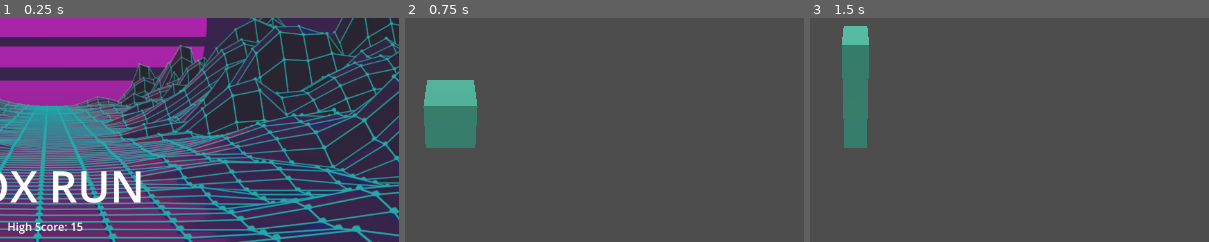
Above: before the commit, frames 1-3 (left to right).
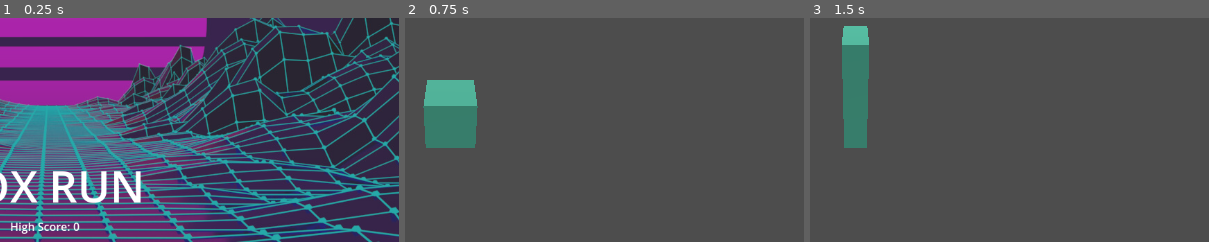
Above: after the commit, the same moments.

Repository: gabriellebrand/Neon-Strech
Game: Godot game, scene res://Scenes/UI/MainMenu.tscn
Two runs of this game, one before a commit and one after it. Both use one fixed random seed, a clock stepped at 60 frames per second and the inputs below. This scene is started directly instead of the project's main scene.
Inputs:
- Up to frame 1 (0.25 s): no input
- Up to frame 2 (0.75 s): click "PLAY" at 0.5 s
- Up to frame 3 (1.5 s): tap Enter at 1.25 s; hold W (stretch_up) from 1.28 s (still down)
The pictures show only the part of the screen within x 44-94%, y 35-84%; the shares and areas given below are measured in that part.

The runs differ from the first frame. In frame 1, 0.5% of the frame differs, in the area x 2-21%, y 91-97%; in frame 2, nothing differs; in frame 3, nothing differs.

Commit message:
Integra MainMenu e Main

Diff:
--- a/GameJam/Scenes/UI/main_menu.gd
+++ b/GameJam/Scenes/UI/main_menu.gd
@@ -3,7 +3,7 @@
 @onready var high_score_label: Label = $VBoxContainer/HighScoreLabel
 
 func _ready() -> void:
-  set_high_score(15)
+  set_high_score(0)
 
 func _on_play_button_pressed() -> void:
   get_tree().change_scene_to_file("res://Scenes/Main.tscn")
--- a/GameJam/Scripts/Killzone.gd
+++ b/GameJam/Scripts/Killzone.gd
@@ -2,7 +2,7 @@
 
 func die():
     print("Died!")
-    get_tree().reload_current_scene()
+    get_tree().change_scene_to_file("res://Scenes/UI/MainMenu.tscn")
 
 func _on_body_entered(body):
     die()
--- a/GameJam/Scripts/Main.gd
+++ b/GameJam/Scripts/Main.gd
@@ -2,9 +2,16 @@
 
 const wall_scene = preload("res://Scenes/Wall.tscn")
 
+var run_time = 0;
+
 func _process(delta):
-    pass
+  run_time += delta
+
 
 func _on_timer_timeout():
     var wall = wall_scene.instantiate()
     add_child(wall)
+
+
+func end_game():
+  get_tree().change_scene_to_file("res://Scenes/UI/MainMenu.tscn")
